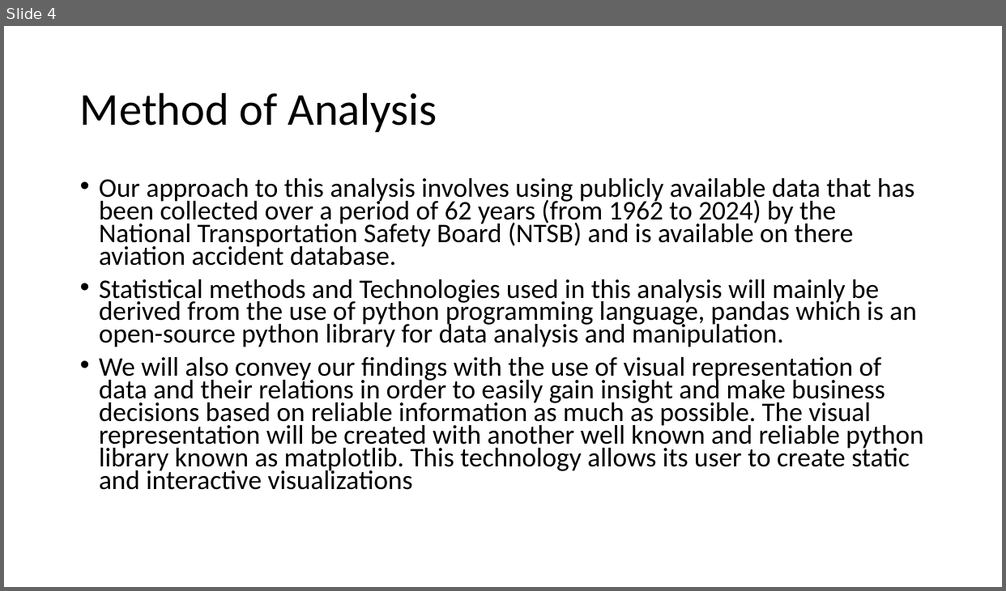
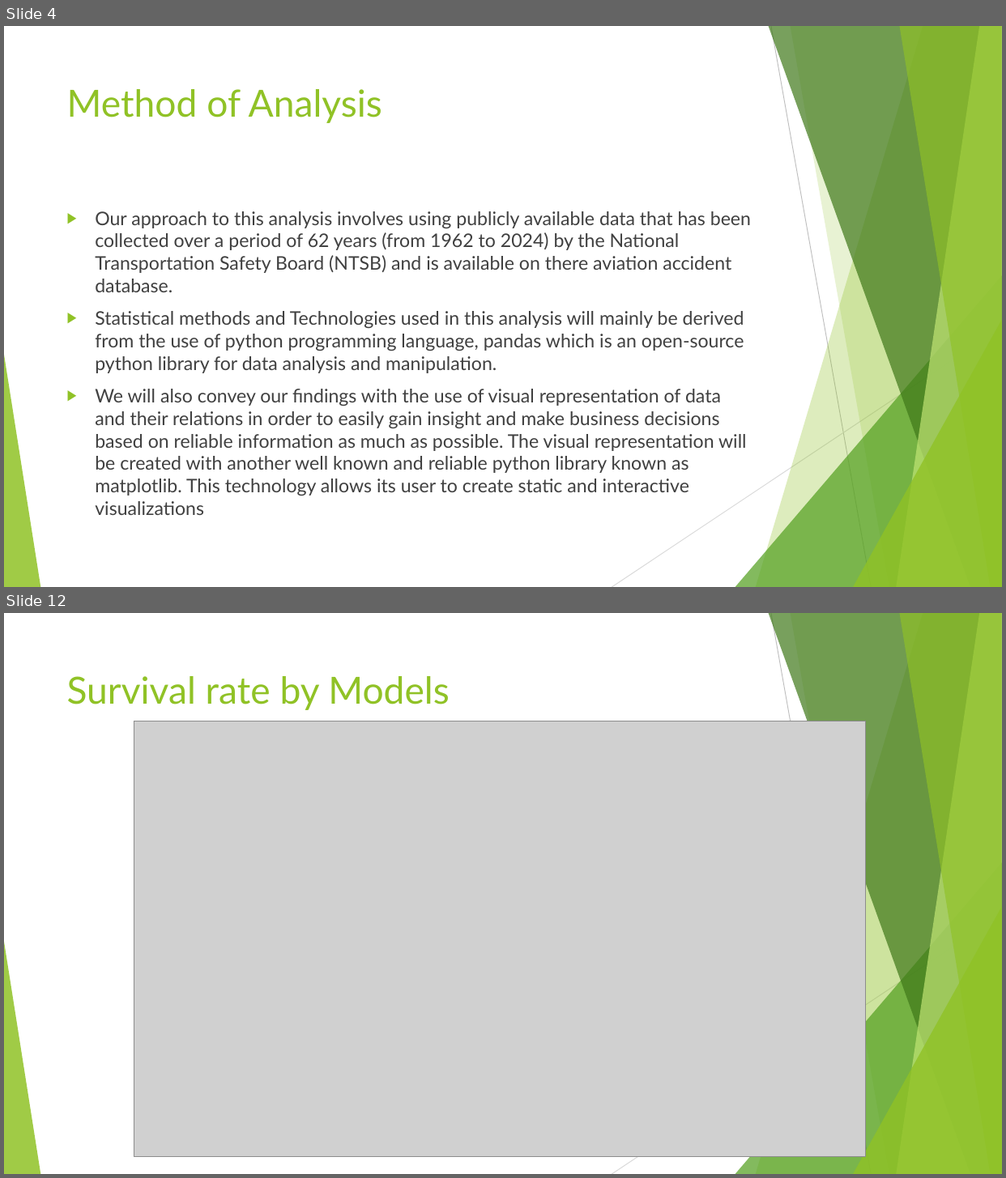
Before and after one commit to rahroy82/Aircraft-analysis, a slide deck: Aircraft risk assessment.pptx. Shown one above the other, each under a label of ours: slide 4 before the commit, slides 4 and 12 after it; the slides between them are not shown. The pictures are 1006x591 and 1006x1178 pixels, drawn with LibreOffice and Linux fonts; fonts in the diff are those of the drawing; grey boxes stand for pictures. Boxes give left, top, right and bottom in pixels: in the first picture for what was removed or moved away, otherwise in the second. Text is boxed around its words. In the diff, an @@ line names an element or a change of style, - is before the commit and + after.

```diff
--- a/Aircraft risk assessment.pptx
+++ b/Aircraft risk assessment.pptx
@@ slide 12 added at box(4, 613, 1002, 1174), background #FFFFFF; not listed: 10 template elements that a slide beside it also shows @@
@@ title added at box(67, 676, 450, 710), 36 pt, text #90C226 @@
+Survival rate by Models
@@ picture added at box(134, 722, 865, 1157) @@
@@ slide 4 changed as well @@
@@ title "Method of Analysis": place and size @@
-title "Method of Analysis" at box(80, 92, 437, 132)
+title "Method of Analysis" at box(67, 89, 382, 123)
@@ title "Method of Analysis" at box(67, 89, 382, 123): size 44 to 36 pt, font Calibri to Lato, text colour #000000 to #90C226; line spacing 0.9 to 1; vertical alignment middle to top @@
@@ text "Our approach to this analysis ...": place and size @@
-text "Our approach to this analysis ..." at box(99, 178, 923, 490)
+text "Our approach to this analysis ..." at box(95, 211, 751, 515)
@@ text "Our approach to this analysis ..." at box(95, 211, 751, 515): size 25.9 to 18 pt, font Calibri to Lato, text colour #000000 to #404040; bullet • to ▶; line spacing 0.7 to 1 @@
@@ group added at box(4, 26, 1002, 587): 5 freeform shapes, 3 triangles, 2 lines @@
```
Also in this commit, not shown: 3 other slides changed, 8 other slides added, 1 other file.
